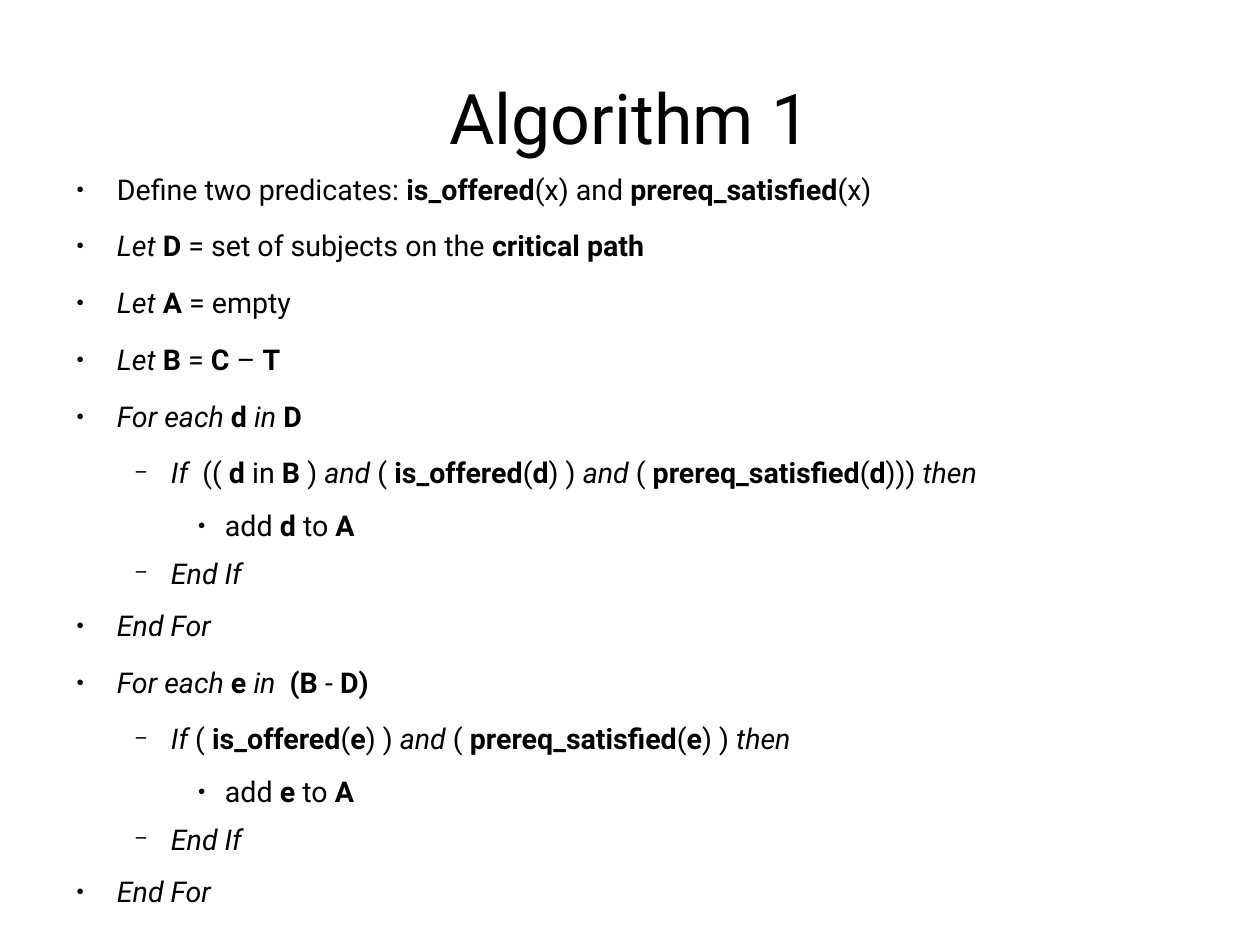
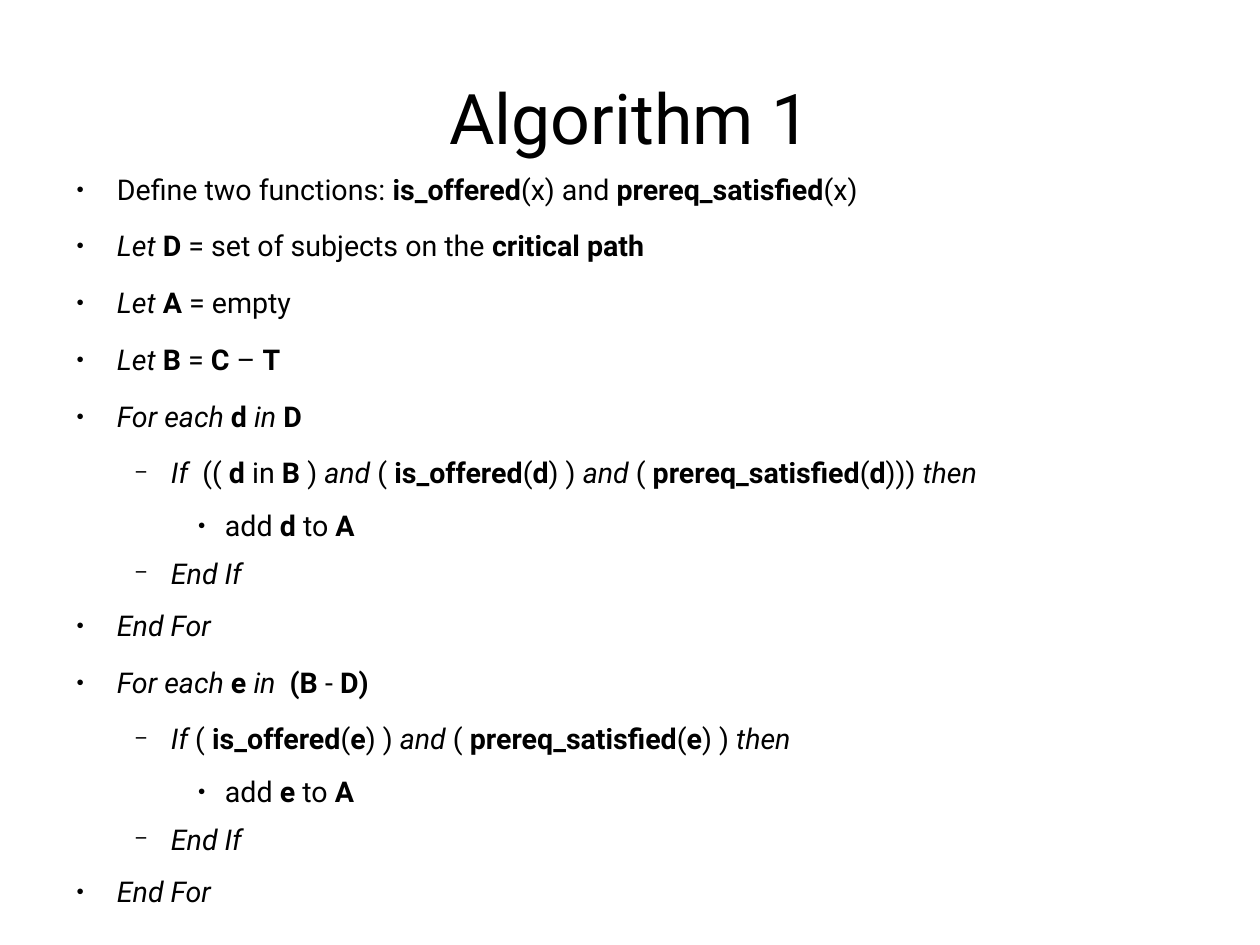
Before and after one commit to jachermocilla/jach-homepage, a slide deck: slide 14 of seminar-2008.odp (slide 15 before the commit). Drawn at 1260x945 pixels with LibreOffice and Linux fonts; fonts in the diff are those of the drawing. Boxes give left, top, right and bottom in pixels: in the first picture for what was removed or moved away, otherwise in the second. Text is boxed around its words. In the diff, an @@ line names an element or a change of style, - is before the commit and + after.

```diff
--- a/seminar-2008.odp
+++ b/seminar-2008.odp
@@ text at (117, 177, 858, 207): text changed @@
-● Define two predicates: is_offered(x) and prereq_satisfied(x)
+● Define two functions: is_offered(x) and prereq_satisfied(x)
```
Also in this commit, not shown: 1 other slide changed, 1 slide added, 1 slide removed.
